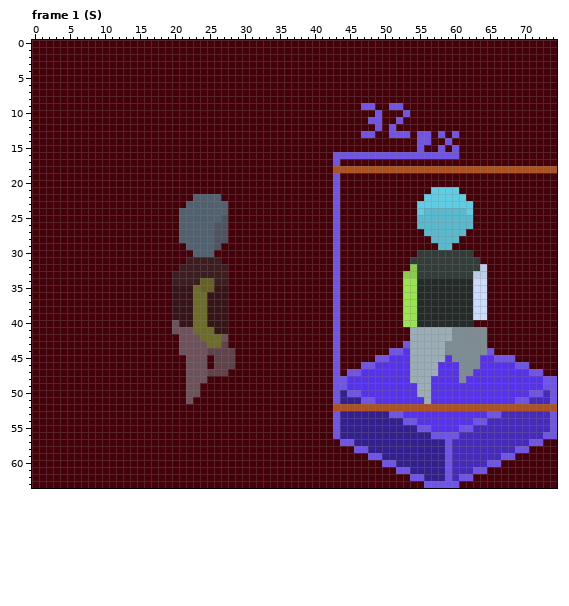
A pixel-art file gets an edit: Dibujo/Aseprite/Practicando/Personaje_Caminando.aseprite. This is how it looked before the edit.
75x64 pixels, 48 frames. Colours within 5 levels of each other are drawn and written as one. Shown: frame 1 (S). The commit also changed other frames, which this record leaves out.
After:
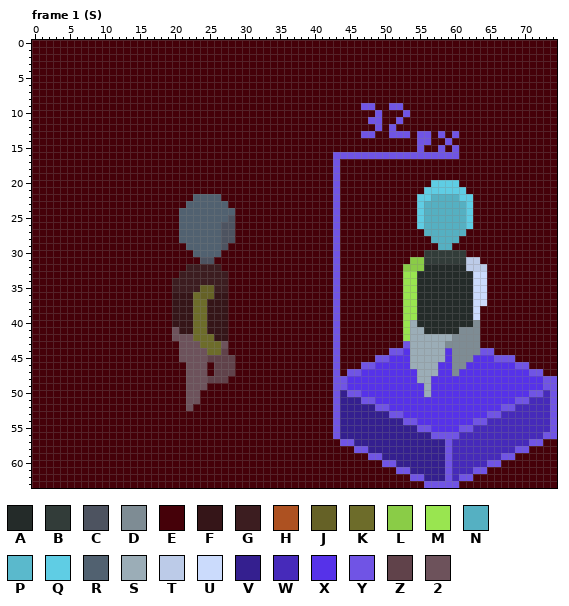
Palette (. is transparent): A #242b29  B #323c39  C #4d5360  D #7e8c94  E #450109  F #351518  G #3c1d20  H #ad5121  J #656126  K #6d6c2a  L #8acc47  M #99e550  N #55b0c2  P #5ab9cc  Q #5fcde4  R #516170  S #9badb7  T #bccbe8  U #cbdbfc  V #341f8f  W #462aba  X #5632e9  Y #7054e5  Z #60424a  2 #6d525b
Change:
layer "Suelo" now hidden
layer "Techo" removed
Frame 1 (S):
Colour E becomes colour 2 in row 42 at x 20; in row 45 at x 21; in row 49 at x 24; in row 51 at x 23; in row 52 at x 22.
Colour Z becomes colour 2 in row 43 at x 27.
Colour B becomes colour A in row 32 at x 56 to 61; in row 33 at x 55 to 62.
Colour D becomes colour A in row 41 at x 60.
Colour S becomes colour A in row 41 at x 56 to 59.
Colour E becomes colour C in rows 25 to 28 at x 28; in row 29 at x 27.
Colour G becomes colour C in row 31 at x 24 to 25.
Colour E becomes colour D in row 40 at x 63.
Colour X becomes colour D in rows 46 to 47 at x 60.
Colour B becomes colour E in row 30 at x 55 and 62.
Colour D becomes colour E in rows 41 to 43 at x 64.
Colour G becomes colour E in row 31 at x 22 to 23 and 26; in row 32 at x 21 and 27; in row 33 at x 20.
Colour H becomes colour E in row 18 at x 44 to 74.
Colour U becomes colour E in rows 38 to 39 at x 64.
Colour Z becomes colour E in row 44 at x 28; in row 47 at x 25.
Colour 2 becomes colour F in row 40 at x 20; in row 41 at x 21 to 22; in row 42 at x 27.
Colour K becomes colour F in row 41 at x 25; in row 42 at x 26.
Colour F becomes colour G in row 35 at x 20 to 22 and 26 to 27.
Colour J becomes colour G in row 34 at x 24 to 25.
Colour K becomes colour G in row 35 at x 23.
Colour F becomes colour J in row 36 at x 25.
Colour K becomes colour J in row 36 at x 24.
Colour 2 becomes colour K in row 42 at x 23; in row 43 at x 24.
Colour Z becomes colour K in row 44 at x 25 to 26.
Colour B becomes colour L in row 31 at x 54 to 55; in row 32 at x 55.
Colour E becomes colour L in row 32 at x 53.
Colour E becomes colour M in rows 41 to 42 at x 53.
Colour L becomes colour M in row 33 at x 53 to 54.
Colour P becomes colour N in rows 24 to 27 at x 56 to 61; in row 28 at x 57 to 60; in row 29 at x 58 to 59.
Colour Q becomes colour N in row 22 at x 57 to 60; in row 23 at x 56 to 61.
Colour E becomes colour Q in row 20 at x 57 to 60; in row 21 at x 56 and 61; in row 22 at x 55 and 62.
Colour P becomes colour Q in rows 25 to 26 at x 55 and 62.
Colour C becomes colour R in row 25 at x 27; in rows 26 to 29 at x 26.
Colour E becomes colour R in row 24 at x 28; in row 30 at x 26.
Colour M becomes colour S in row 40 at x 54.
Colour B becomes colour T in rows 31 to 32 at x 62 to 63.
Colour T becomes colour U in row 33 at x 63 to 64.
Colour H becomes colour V in row 52 at x 44 to 48.
Colour H becomes colour W in row 52 at x 69 to 73.
Colour D becomes colour X in row 44 at x 59; in row 45 at x 63; in row 46 at x 62 to 63; in row 47 at x 61 to 62; in row 48 at x 61.
Colour H becomes colour X in row 52 at x 51 to 66.
Colour S becomes colour X in rows 47 to 48 at x 54; in rows 49 to 50 at x 55; in row 51 at x 56.
Colour D becomes colour Y in row 44 at x 64.
Colour H becomes colour Y in row 18 at x 43; in row 52 at x 43, 49 to 50, 67 to 68 and 74.
Colour E becomes colour Z in row 45 at x 25; in row 47 at x 28; in row 48 at x 25 to 27.
